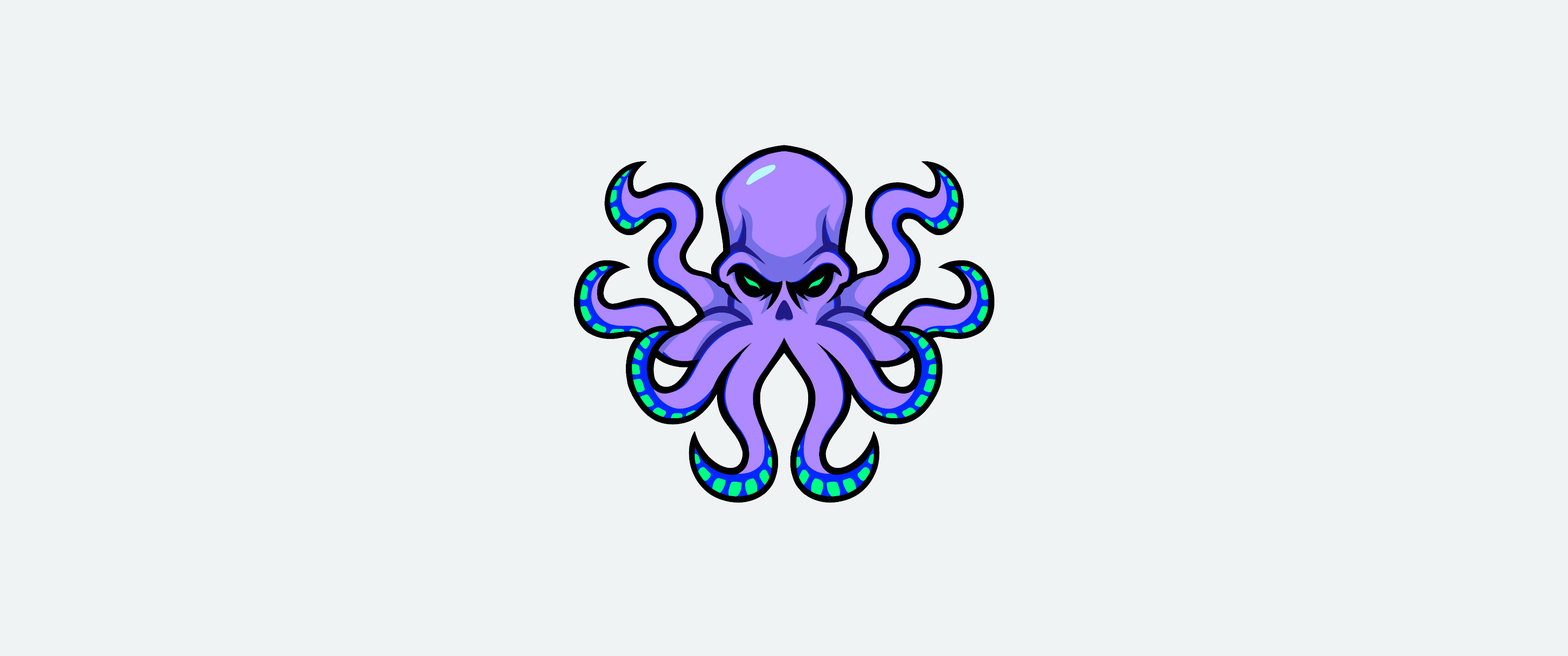
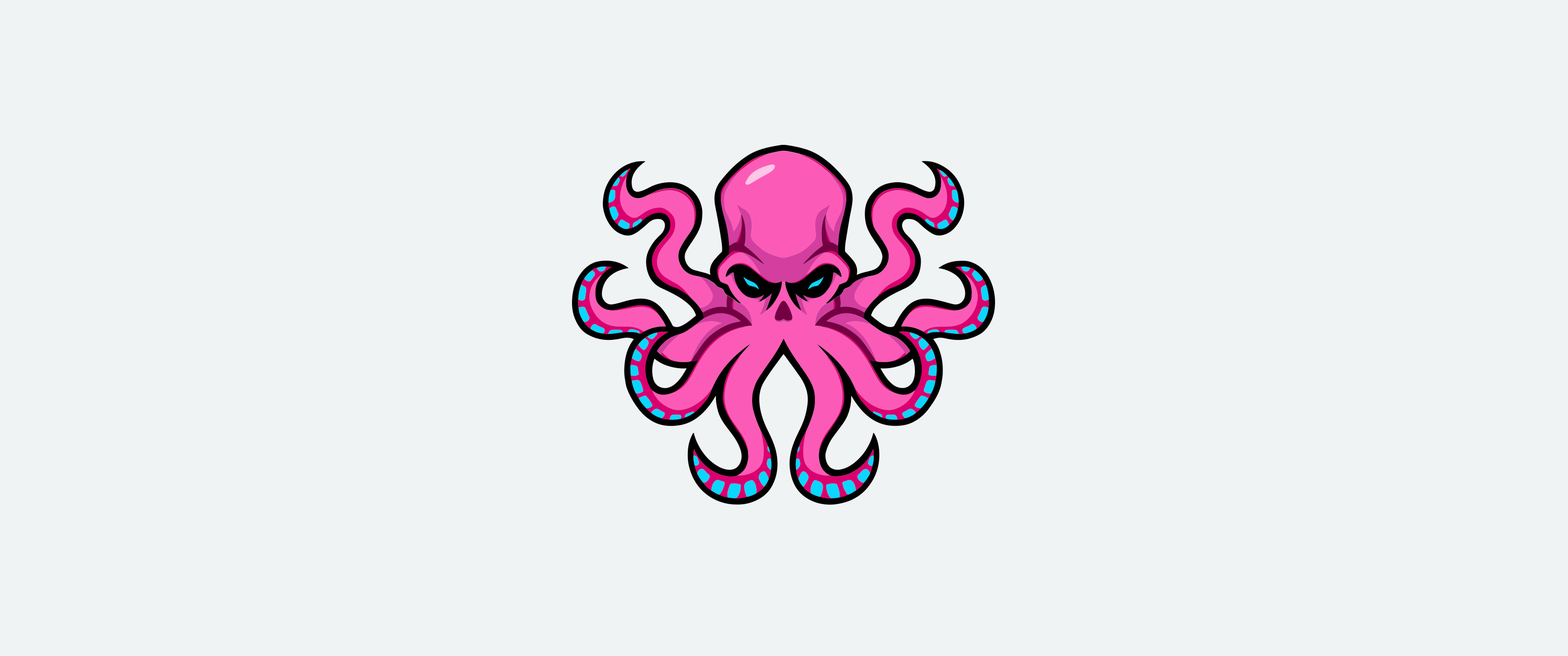
Layered file, before and after one edit (1568x656). Changes by layer:
painted on "Logo" over [571, 144, 996, 506]